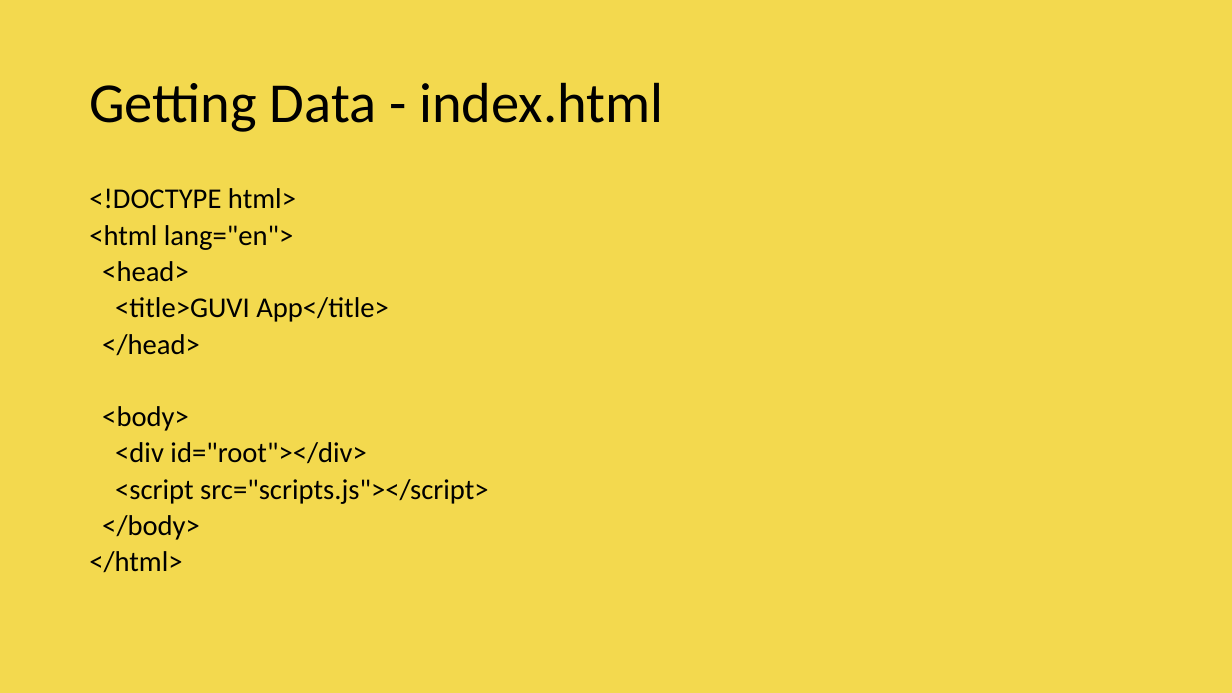
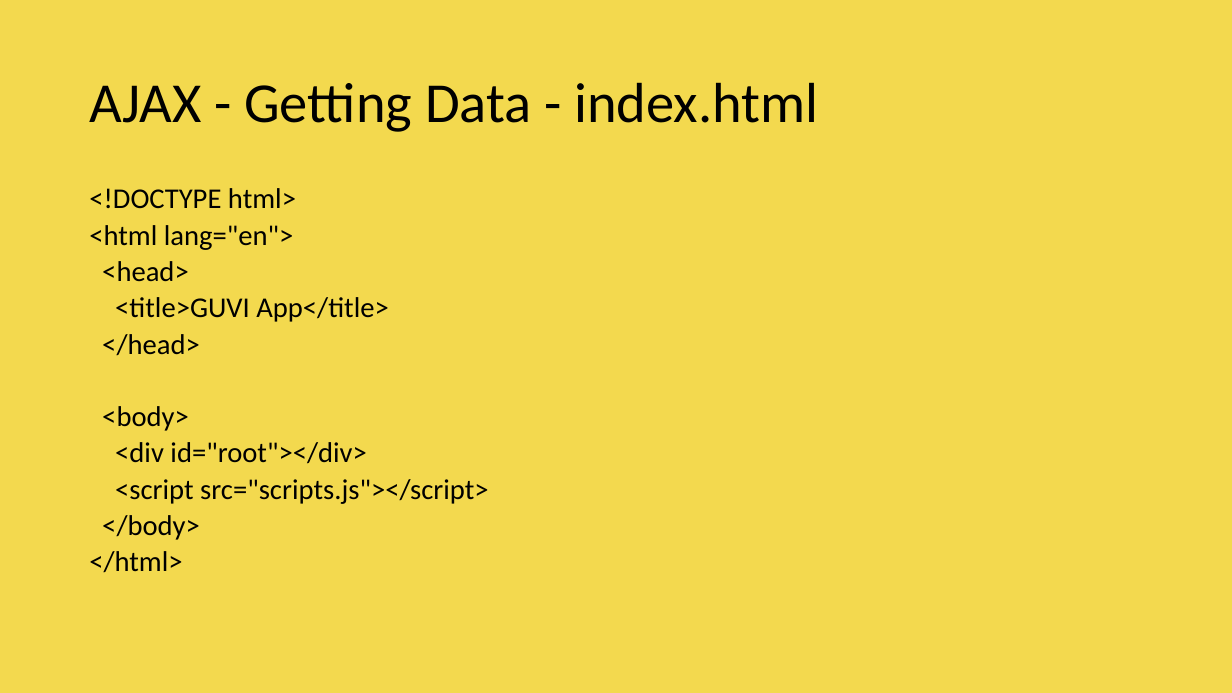
Before and after one commit to vishwanantha/javascript-101, a slide deck: slide 19 of ppt/001 - DataTypes.pptx. Drawn at 1232x693 pixels with LibreOffice and Linux fonts; fonts in the diff are those of the drawing; background and template pictures are left out. Boxes give left, top, right and bottom in pixels: in the first picture for what was removed or moved away, otherwise in the second. Text is boxed around its words. In the diff, an @@ line names an element or a change of style, - is before the commit and + after.

```diff
--- a/ppt/001 - DataTypes.pptx
+++ b/ppt/001 - DataTypes.pptx
@@ title at <box>89,82,818,132</box>: text changed @@
-Getting Data - index.html
+AJAX - Getting Data - index.html
```
Also in this commit, not shown: 3 other slides changed, 5 slides added.
